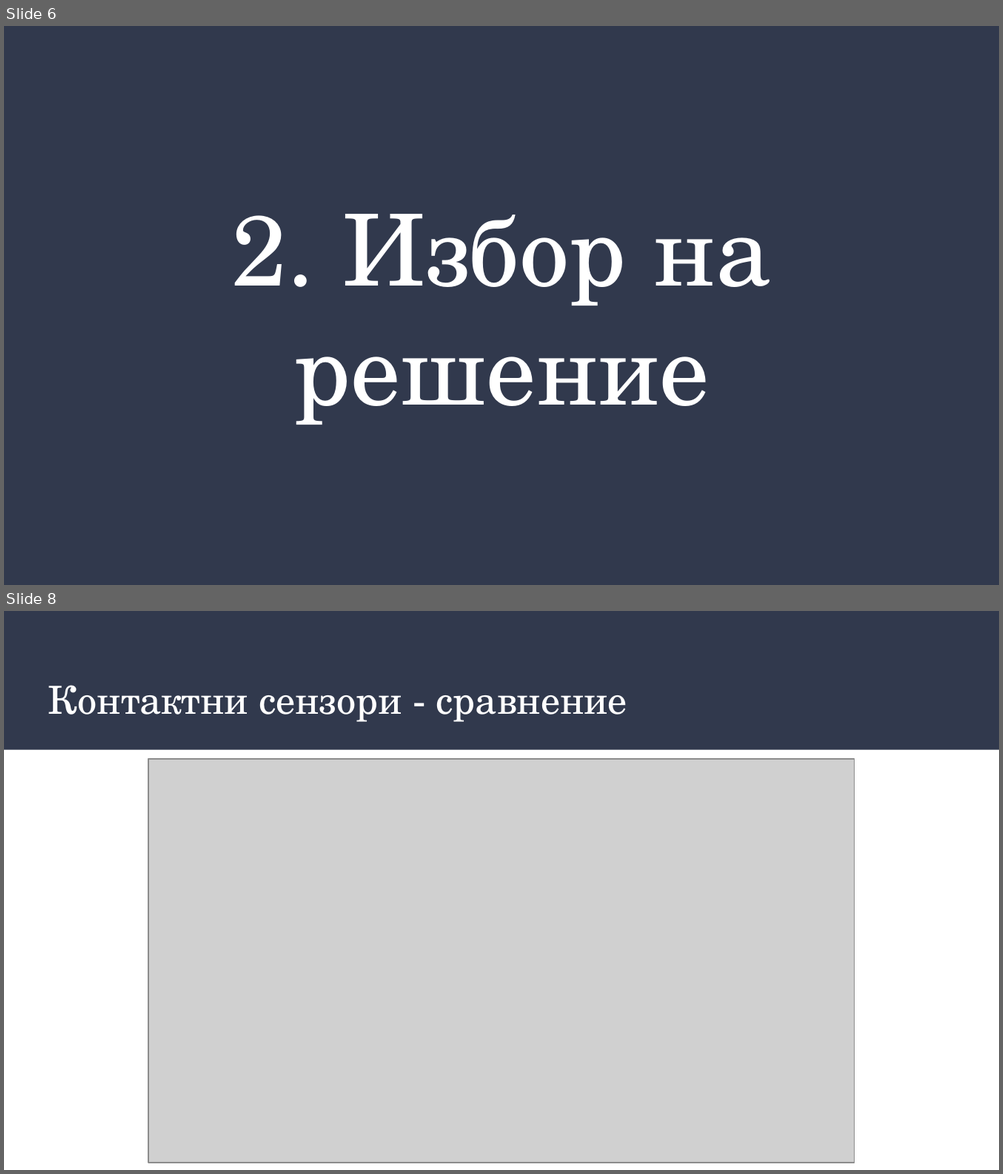
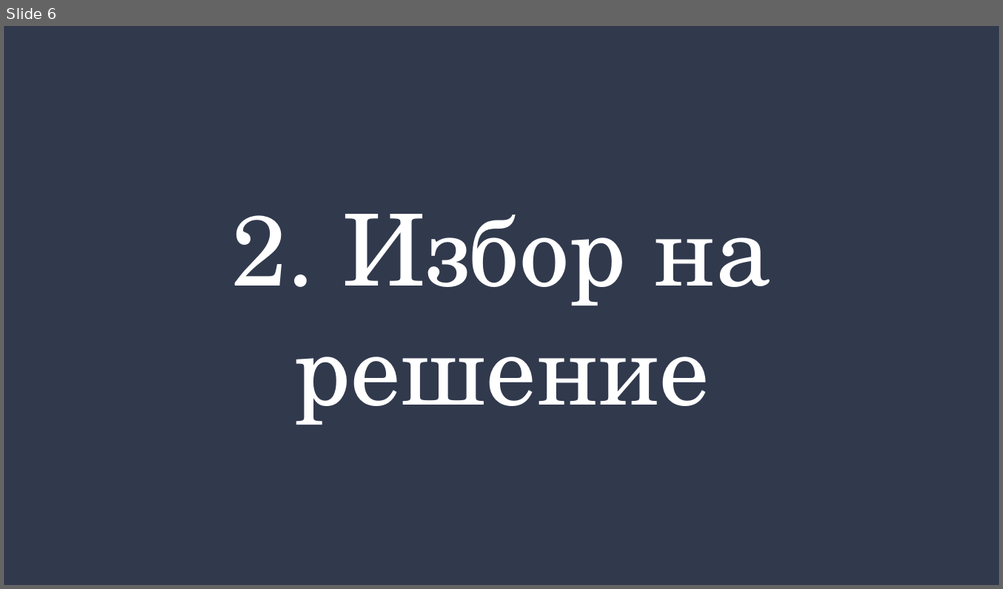
Before and after one commit to IliyanAntov/HighSpeedThermocoupleLogger, a slide deck: Documentation/Presentation/High speed thermocouple logger - short.pptx. Shown one above the other, each under a label of ours: slides 6 and 8 before the commit, slide 6 after it; the slides between them are not shown. The pictures are 1003x1174 and 1003x589 pixels, drawn with LibreOffice and Linux fonts; fonts in the diff are those of the drawing; grey boxes stand for pictures. Boxes give left, top, right and bottom in pixels: in the first picture for what was removed or moved away, otherwise in the second. Text is boxed around its words. In the diff, an @@ line names an element or a change of style, - is before the commit and + after.

```diff
--- a/Documentation/Presentation/High speed thermocouple logger - short.pptx
+++ b/Documentation/Presentation/High speed thermocouple logger - short.pptx
@@ slide 8 removed at [4, 611, 999, 1170], background #FFFFFF @@
@@ rectangle removed at [4, 611, 999, 750] @@
@@ title removed at [48, 685, 627, 722] @@
-Контактни сензори - сравнение
@@ picture removed at [148, 759, 854, 1163] @@
```
Also in this commit, not shown: 1 slide changed, 1 slide added, 1 other slide removed.
